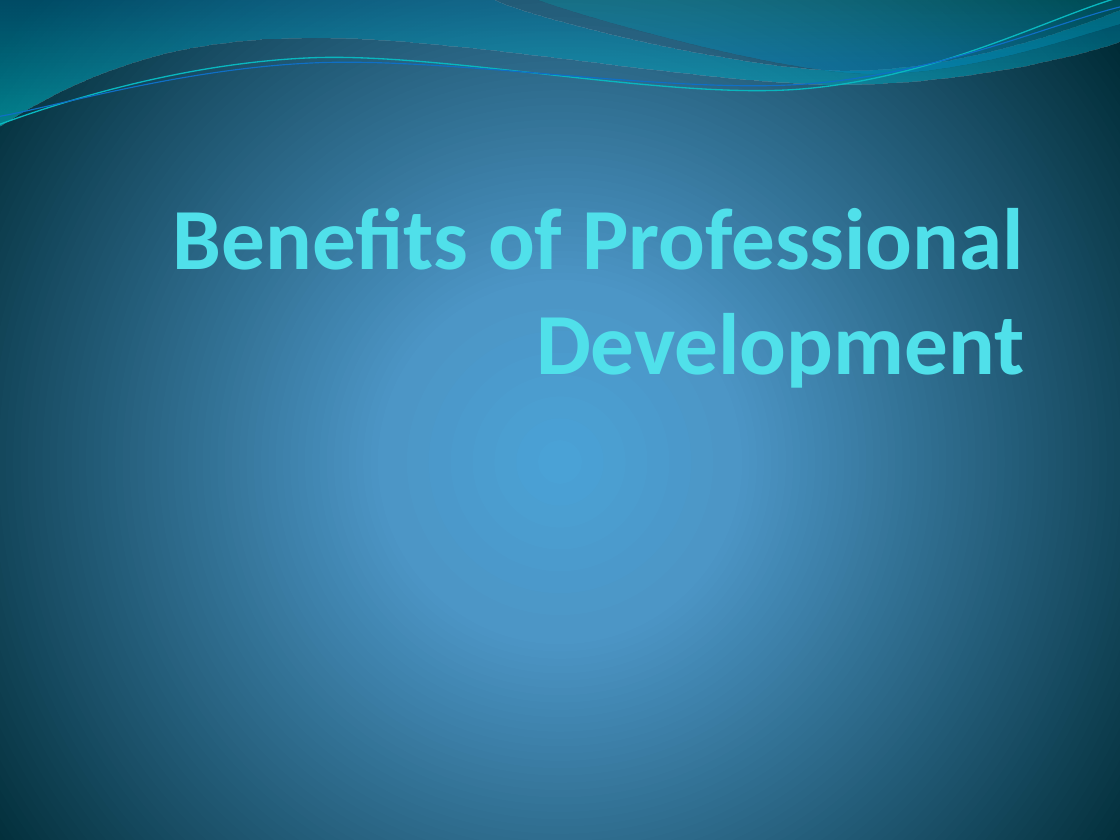
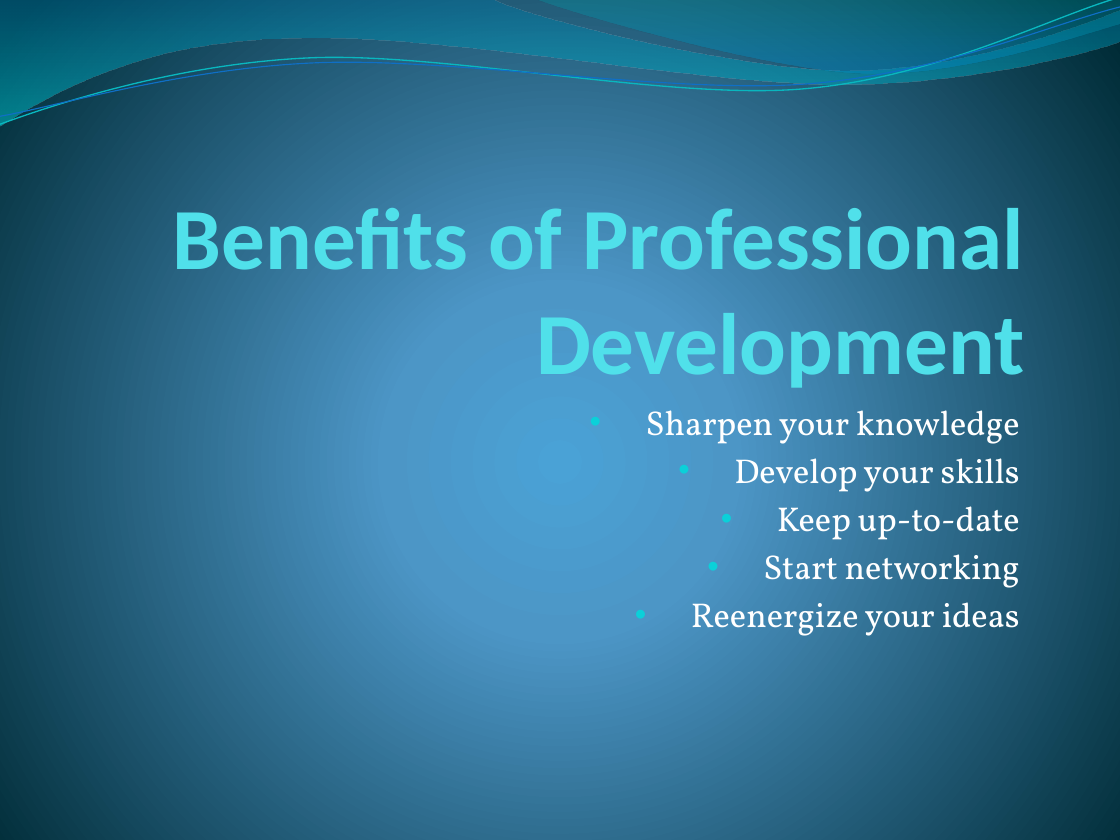
Before and after one commit to CrazeeIvan/ICT_P-PDev, a slide deck: slide 3 of Personal.pptx. Drawn at 1120x840 pixels with LibreOffice and Linux fonts; fonts in the diff are those of the drawing. Boxes give left, top, right and bottom in pixels: in the first picture for what was removed or moved away, otherwise in the second. Text is boxed around its words. In the diff, an @@ line names an element or a change of style, - is before the commit and + after.

```diff
--- a/Personal.pptx
+++ b/Personal.pptx
@@ subtitle added at [646, 410, 1020, 636], 22.1 pt, text #FFFFFF @@
+• Sharpen your knowledge
+• Develop your skills
+• Keep up-to-date
+• Start networking
+• Reenergize your ideas
```
Also in this commit, not shown: 4 other slides changed, 4 slides added, 3 slides removed.
